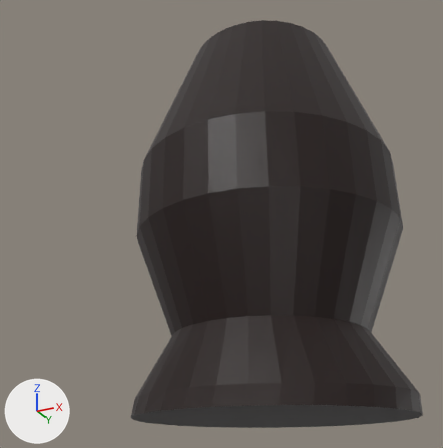
An edit to the Blender file Assets/Bleder files/vazo blender .blend, drawn before and after from the same camera.
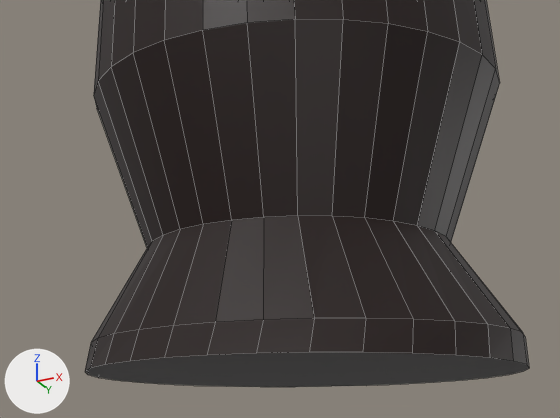
There are two pictures of each version: one whole from a camera (50 mm lens) standing at (2.34, -5.8, -2.92) and looking at (-0.53, -0.06, -0.34), one close up on the part from 17% to 100% of the width and 39% to 100% of the height. The axes (+X, +Y, +Z) are drawn at lower left. The lights are the same throughout. The close-ups show mesh edges as thin lines.
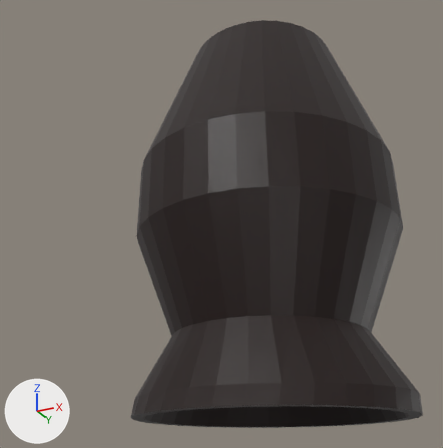
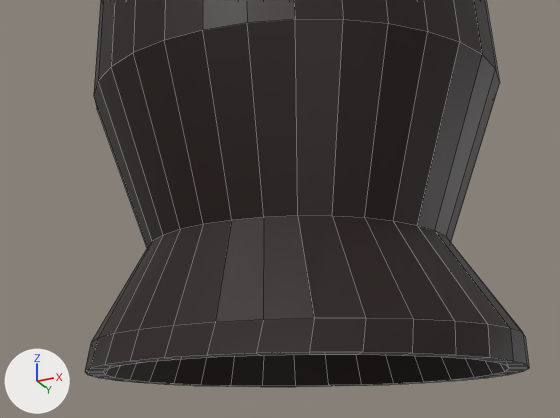
Patch to the scene script:
```diff
--- a/Assets/Bleder files/vazo blender .blend.py
+++ b/Assets/Bleder files/vazo blender .blend.py
@@ me_cylinder_002 @@
 # used by ob_cylinder; location = (0.0, 0.0, 0.0); scale = (1.0, 1.0, 1.67)
-me_cylinder_002.from_pydata(...)  # 193 vertices, 162 faces; spans x -2.31..1.42, y -1.4..1.4, z -1.47..1.0
+me_cylinder_002.from_pydata(...)  # 257 vertices, 226 faces; spans x -2.31..1.42, y -1.4..1.4, z -1.47..1.0
+# me_cylinder_002 part 1
+# 1 face is deleted
+# 64 vertices are added at x -1.28..1.28, y -1.18..1.18, z -1.47..-0.96
+# 65 new faces join them
 me_cylinder_002.materials.append(mat_material_001)
```

Pixel boxes (x1, y1, x2, y2) of what changed, in the close-ups (560 x 418 px):
part 1 of me_cylinder_002, built on
    both: (85, 352, 529, 387)
